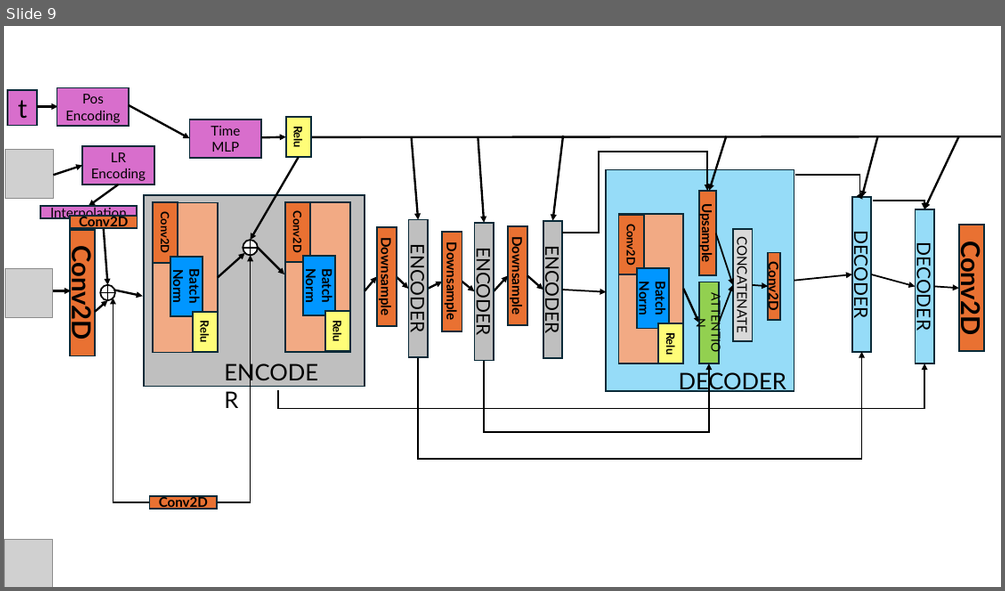
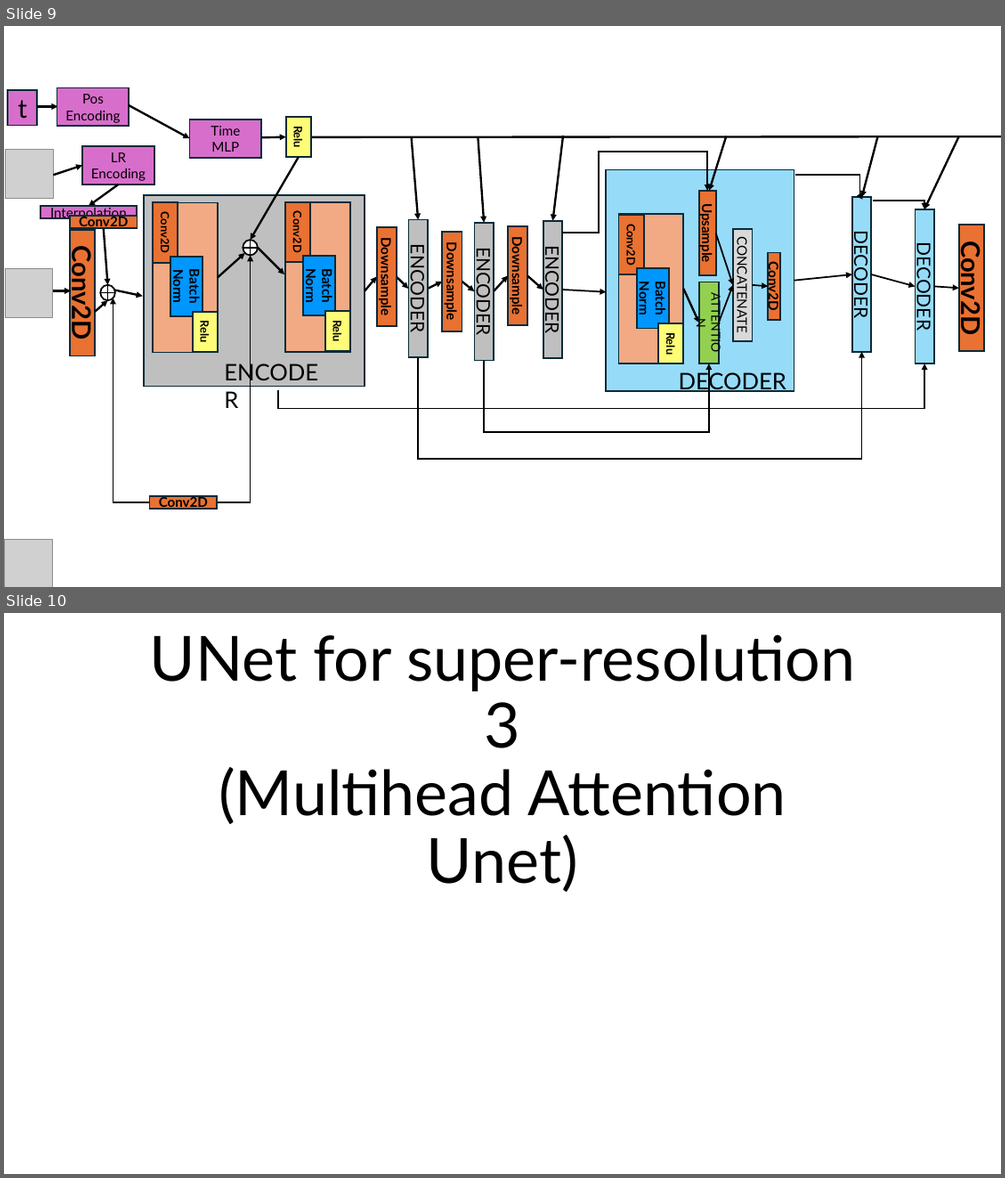
Before and after one commit to AdrianoEttari/pansharpening, a slide deck: models_representation.pptx. Shown one above the other, each under a label of ours: slide 9 before the commit, slides 9 and 10 after it. The pictures are 1005x591 and 1005x1178 pixels, drawn with LibreOffice and Linux fonts; fonts in the diff are those of the drawing; grey boxes stand for pictures. Boxes give left, top, right and bottom in pixels: in the first picture for what was removed or moved away, otherwise in the second. Text is boxed around its words. In the diff, an @@ line names an element or a change of style, - is before the commit and + after.

```diff
--- a/models_representation.pptx
+++ b/models_representation.pptx
@@ slide 10 added at <box>4,613,1001,1174</box>, background #FFFFFF @@
@@ title added at <box>150,634,855,892</box>, 60 pt, text #000000 @@
+UNet for super-resolution 3
+(Multihead Attention Unet)
```
Also in this commit, not shown: 1 other slide added.
